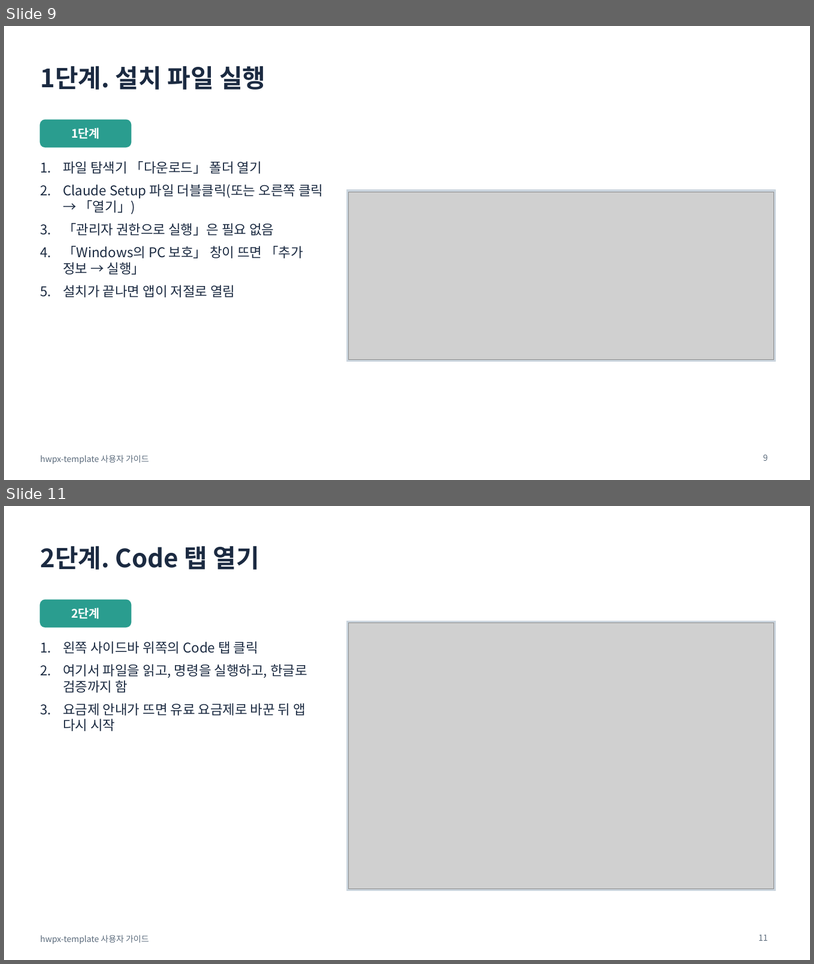
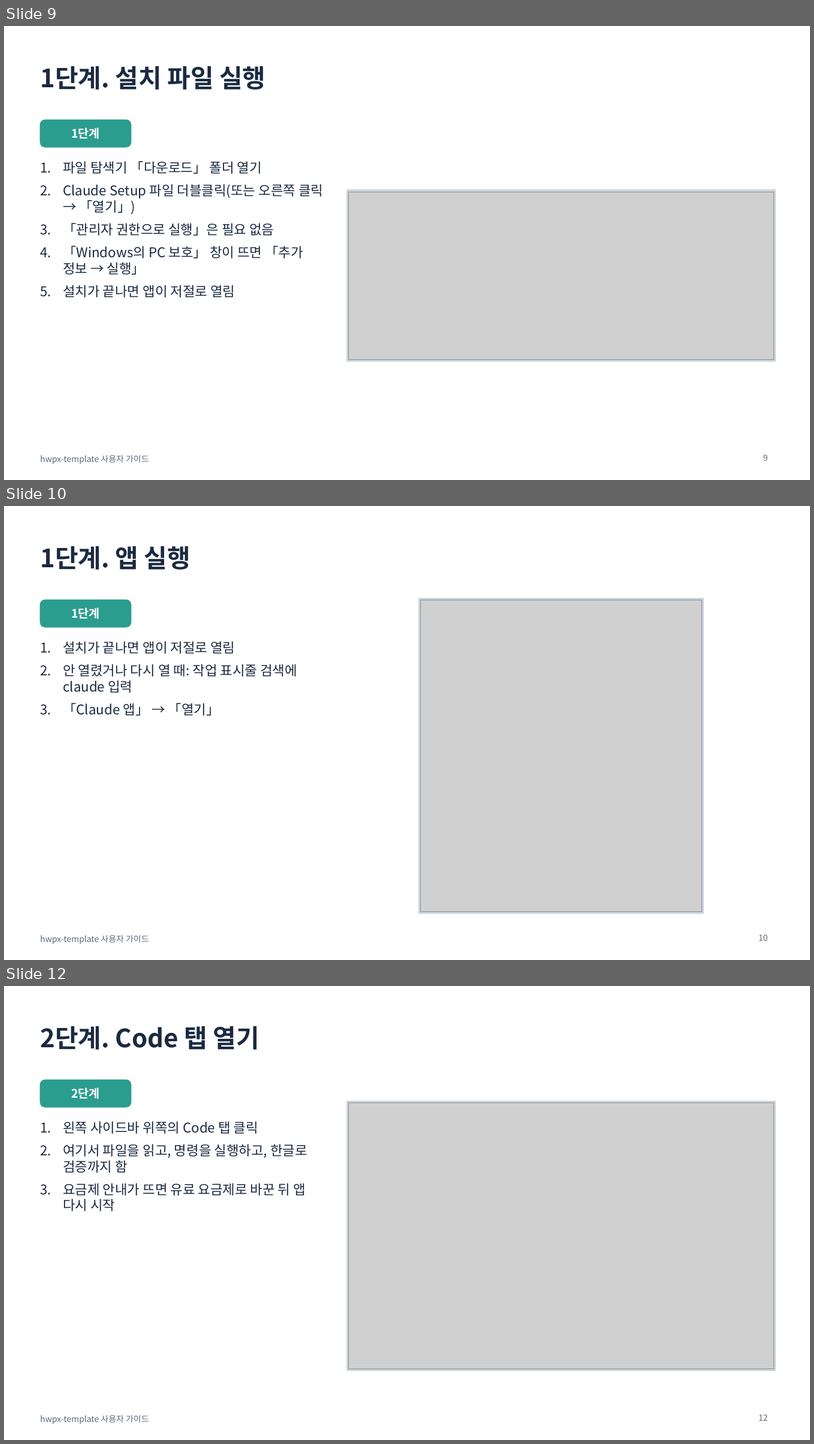
Before and after one commit to emilyJ7/hwpx-template-public, a slide deck: docs/사용자가이드.pptx. Shown one above the other, each under a label of ours: slides 9 and 11 before the commit, slides 9, 10 and 12 after it; the slides between them are not shown. The pictures are 814x964 and 814x1444 pixels, drawn with LibreOffice and Linux fonts; fonts in the diff are those of the drawing; grey boxes stand for pictures. Boxes give left, top, right and bottom in pixels: in the first picture for what was removed or moved away, otherwise in the second. Text is boxed around its words. In the diff, an @@ line names an element or a change of style, - is before the commit and + after.

```diff
--- a/docs/사용자가이드.pptx
+++ b/docs/사용자가이드.pptx
@@ slide 10 added at <box>4,506,810,960</box>, background #FFFFFF; not listed: 1 template element that a slide beside it also shows @@
@@ title added at <box>40,546,191,570</box>, 30 pt, text #1B2A41, bold @@
+1단계. 앱 실행
@@ rounded rectangle added at <box>40,600,131,627</box>, fill #2A9D8F, outline #2A9D8F 1 pt @@
@@ text added at <box>71,607,100,619</box>, 14 pt, text #FFFFFF, bold @@
+1단계
@@ rectangle added at <box>419,598,704,913</box>, fill #CBD5DE, outline #CBD5DE 1 pt @@
@@ picture added at <box>421,600,702,912</box> @@
@@ text added at <box>63,641,297,715</box>, 16 pt, text #1B2A41 @@
+1. 설치가 끝나면 앱이 저절로 열림
+2. 안 열렸거나 다시 열 때: 작업 표시줄 검색에 claude 입력
+3. 「Claude 앱」 → 「열기」
@@ page number added at <box>759,934,768,940</box>, 10 pt, text #5B6B7C @@
+10
@@ what was slide 11 is now slide 12 @@
@@ page number at <box>759,1414,768,1420</box>: text changed @@
-11
+12
```
Also in this commit, not shown: 1 slide changed, 9 other files.
